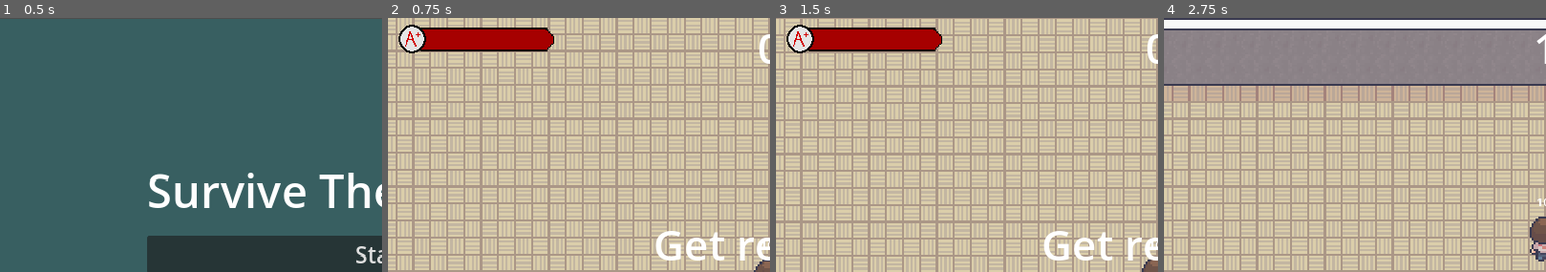
Above: before the commit, frames 1-4 (left to right).
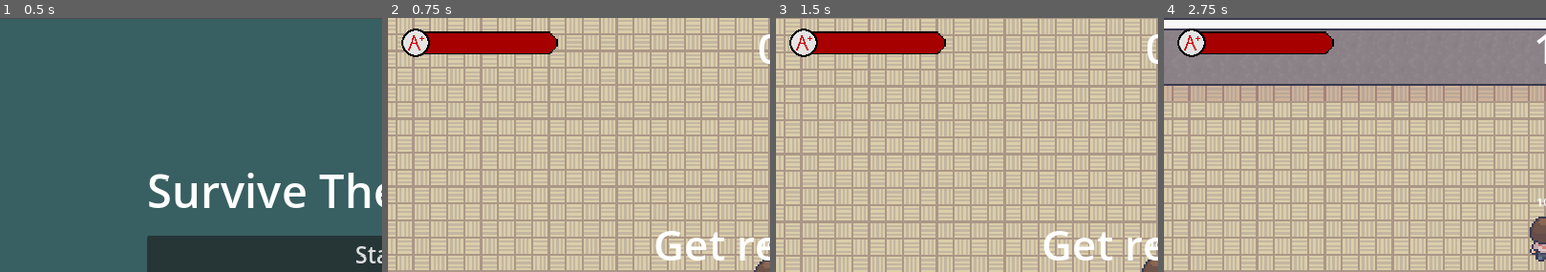
Above: after the commit, the same moments.

Repository: LimZiJia/SurviveTheSemester
Game: Godot game, scene res://gui/start_screen.tscn
Same seed, same stepped clock (60 frames per second), same inputs: the game is played once before the commit and once after it.
Inputs (mouse positions are % of the whole screen's width and height, from its top left):
- Up to frame 1 (0.5 s): no input
- Up to frame 2 (0.75 s): click "Start" at 0.5 s
- Up to frame 3 (1.5 s): tap Enter at 1.25 s; move the mouse to (45, 70) at 1.27 s; hold W (move_up) from 1.28 s (still down); tap Space (attack) at 1.35 s
- Up to frame 4 (2.75 s): keep holding W (move_up); move the mouse to (80, 65) at 2.02 s; tap Space (attack) at 2.1 s
The pictures show only the part of the screen within x 0-50%, y 0-50%; the shares and areas given below are measured in that part.

Frame 1 is identical in both runs. In frame 2, 1.9% of the frame differs, in the area x 2-45%, y 2-16%; in frame 3, 1.9%; in frame 4, 3.6%, in the area x 3-45%, y 4-16%.

Commit message:
fixed health bar on wrong position
made statuses a child of canvas layer which is apparently a child of viewport, so the ui follows the screen instead. https://docs.godotengine.org/en/stable/tutorials/2d/canvas_layers.html

Diff:
--- a/world/world.tscn
+++ b/world/world.tscn
@@ -146,18 +146,18 @@
 limit_bottom = 733
 limit_smoothed = true
 
-[node name="Statuses" parent="Camera2D" instance=ExtResource("8_arout")]
-position = Vector2(-424, -332)
-
 [node name="Player" parent="." instance=ExtResource("1_63u67")]
 
 [node name="RemoteTransform2D" type="RemoteTransform2D" parent="Player"]
+visible = false
 remote_path = NodePath("../../Camera2D")
 
 [node name="MobPath" type="Path2D" parent="."]
+visible = false
 curve = SubResource("Curve2D_u2oqr")
 
 [node name="MobSpawnLocation" type="PathFollow2D" parent="MobPath"]
+visible = false
 position = Vector2(-1160, -680)
 
 [node name="WaveController" parent="." node_paths=PackedStringArray("mob_spawn_location") instance=ExtResource("3_mnirc")]
@@ -168,4 +168,9 @@
 [node name="PauseMenu" parent="." instance=ExtResource("6_7j38u")]
 visible = false
 
+[node name="CanvasLayer" type="CanvasLayer" parent="."]
+
+[node name="Statuses" parent="CanvasLayer" instance=ExtResource("8_arout")]
+position = Vector2(121, 33)
+
 [connection signal="timeout" from="ScoreTimer" to="." method="_on_score_timer_timeout"]
